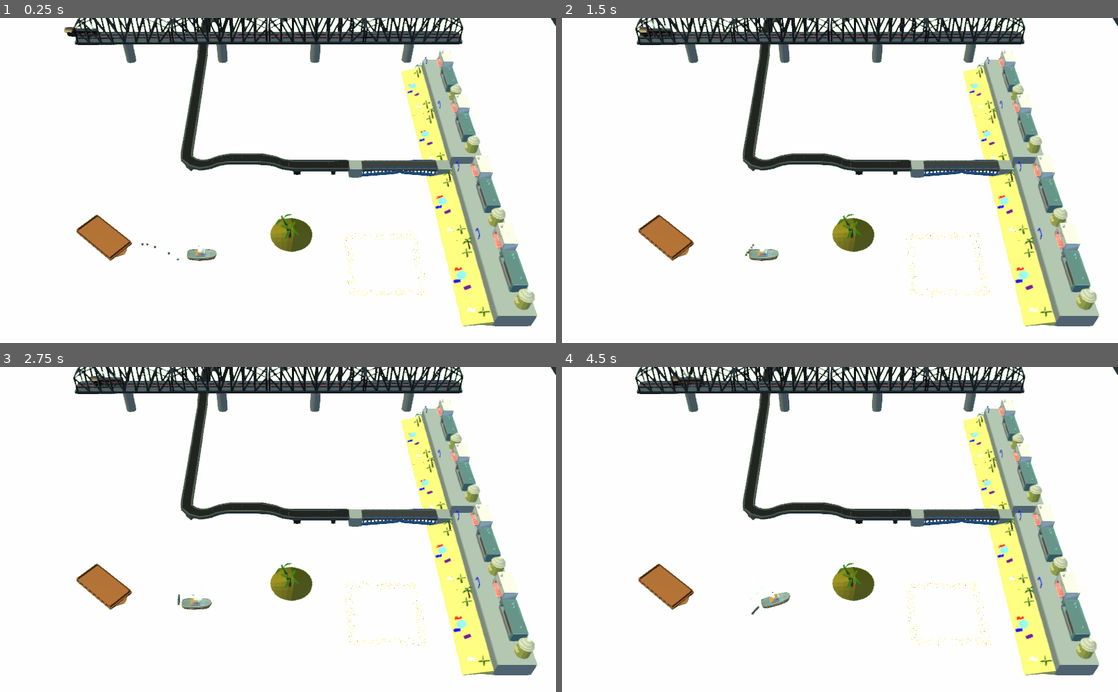
Above: before the commit, frames 1-4 (two rows, left to right).
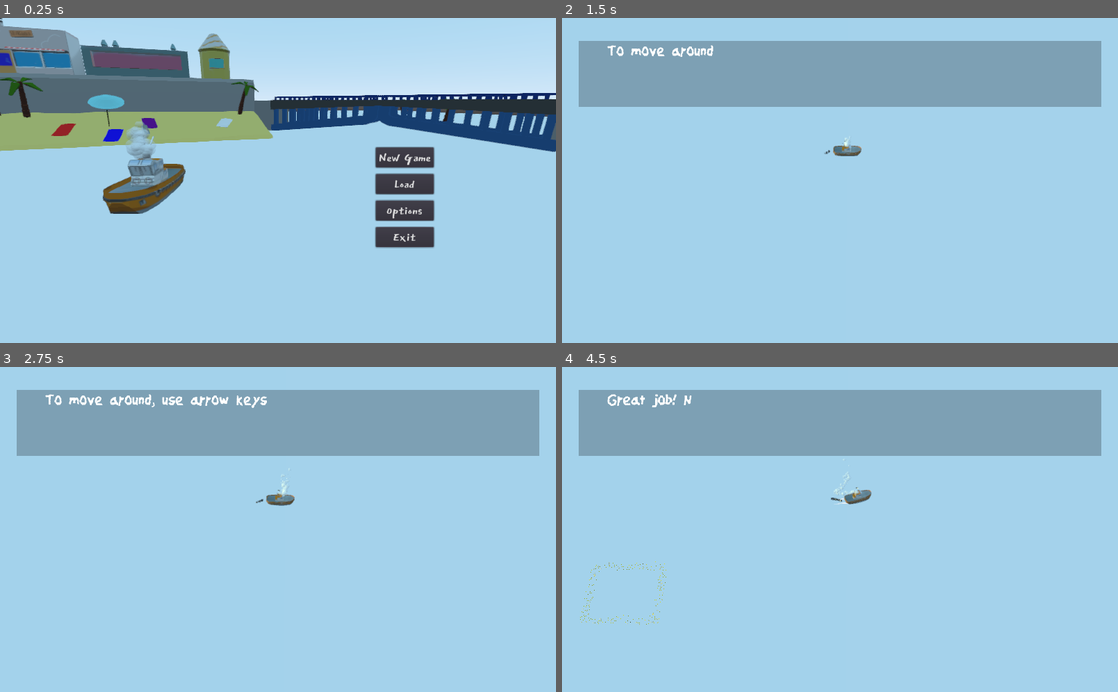
Above: after the commit, the same moments.

Repository: raczynskid/Tugboat
Game: Godot game, scene res://interfaces/main_menu_background.tscn
Same seed, same stepped clock (60 frames per second), same inputs: the game is played once before the commit and once after it. Before the commit the project starts from res://World.tscn.
Inputs (mouse positions are in pixels of both pictures, inside the frame that each line leads up to):
- Up to frame 1 (0.25 s): no input
- Up to frame 2 (1.5 s): click (967, 157) at 0.5 s, where only the run after the commit has a clickable "New Game"; tap Enter (ui_accept) at 1.25, 1.35 s; hold Right (ui_right) from 1.28 s (still down)
- Up to frame 3 (2.75 s): tap Enter (ui_accept) at 1.52, 1.82, 2.1, 2.27, 2.57 s; release Right (ui_right) at 2.03 s; hold Down (ui_down) from 2.03 s (still down)
- Up to frame 4 (4.5 s): release Down (ui_down) at 2.78 s; hold Right (ui_right) 2.78-3.53 s; tap Enter (ui_accept) at 2.85, 3.6, 3.77, 4.07, 4.35 s; hold Up (ui_up) 3.53-4.28 s; hold Left (ui_left) from 4.28 s (still down)

The runs differ from the first frame. In frame 1, 100% of the frame differs, in the area x 0-100%, y 0-100%; in frame 2, 100%; in frame 3, 100%; in frame 4, 100%.

Commit message:
tutorial level stages 1-6

Diff:
--- a/interfaces/main_menu.gd
+++ b/interfaces/main_menu.gd
@@ -7,4 +7,4 @@
 	pass
 
 func _on_NewGame_button_up():
-	return get_tree().change_scene("res://levels/LevelTemplate.tscn")
+	return get_tree().change_scene("res://levels/1Tutorial.tscn")
--- a/interfaces/message.gd
+++ b/interfaces/message.gd
@@ -1,7 +1,7 @@
 extends Control
 
 export var text_to_display : String = ""
-onready var text_displayed = get_node("MarginContainer/ColorRect/MarginContainer/RichTextLabel")
+onready var text_displayed = get_node("MarginContainer/ColorRect/MarginContainer/HBoxContainer/VBoxContainer/MessageContainer")
 onready var charlist : Array = []
 
 func _ready():
@@ -9,7 +9,14 @@
 		charlist.append(c)
 	text_displayed.text = ""
 
-func _process(delta):
+func change_text(new_text):
+	charlist = []
+	text_to_display = new_text
+	for c in text_to_display:
+		charlist.append(c)
+	text_displayed.text = ""
+
+func _process(_delta):
 	if text_to_display != text_displayed.text:
 		var add_character = charlist.pop_front()
 		if add_character != null:
--- a/interfaces/message.tscn
+++ b/interfaces/message.tscn
@@ -3,14 +3,14 @@
 [ext_resource path="res://fonts/candy-crayon/CandyCrayon - Copy.ttf" type="DynamicFontData" id=1]
 [ext_resource path="res://interfaces/message.gd" type="Script" id=2]
 
-[sub_resource type="DynamicFont" id=1]
+[sub_resource type="DynamicFont" id=5]
 font_data = ExtResource( 1 )
 
-[sub_resource type="Theme" id=2]
-default_font = SubResource( 1 )
+[sub_resource type="Theme" id=6]
+default_font = SubResource( 5 )
 
 [sub_resource type="DynamicFont" id=3]
-size = 48
+size = 32
 font_data = ExtResource( 1 )
 
 [sub_resource type="Theme" id=4]
@@ -29,14 +29,10 @@
 margin_top = 42.0
 margin_right = 993.0
 margin_bottom = 164.0
-theme = SubResource( 2 )
+theme = SubResource( 6 )
 __meta__ = {
 "_edit_use_anchors_": false
 }
-
-[node name="VBoxContainer" type="VBoxContainer" parent="MarginContainer"]
-margin_right = 962.0
-margin_bottom = 122.0
 
 [node name="ColorRect" type="ColorRect" parent="MarginContainer"]
 margin_right = 962.0
@@ -52,11 +48,24 @@
 "_edit_use_anchors_": false
 }
 
-[node name="RichTextLabel" type="RichTextLabel" parent="MarginContainer/ColorRect/MarginContainer"]
+[node name="HBoxContainer" type="HBoxContainer" parent="MarginContainer/ColorRect/MarginContainer"]
 margin_right = 843.0
 margin_bottom = 96.0
+size_flags_horizontal = 3
+size_flags_vertical = 3
+
+[node name="VBoxContainer" type="VBoxContainer" parent="MarginContainer/ColorRect/MarginContainer/HBoxContainer"]
+margin_right = 843.0
+margin_bottom = 96.0
+size_flags_horizontal = 3
+size_flags_vertical = 3
+
+[node name="MessageContainer" type="RichTextLabel" parent="MarginContainer/ColorRect/MarginContainer/HBoxContainer/VBoxContainer"]
+margin_right = 843.0
+margin_bottom = 96.0
+size_flags_horizontal = 3
+size_flags_vertical = 3
 theme = SubResource( 4 )
-text = "Hello World"
 __meta__ = {
 "_edit_use_anchors_": false
 }
--- /dev/null
+++ b/levels/1Tutorial.gd
@@ -0,0 +1,74 @@
+extends Spatial
+
+onready var player = Global.Player
+
+onready var level_controls = get_node("Level")
+onready var ui_controls = get_node("Message")
+onready var current_stage = 1
+onready var messages = {
+						1 : "Hey there Captain! Welcome to Tugboat!",
+						2 : "To move around, use arrow keys",
+						3 : "Great job! Now set sail to the designated area.",
+						4 : "Amazing! The goal of the game is to deliver cargo to points like these. Push the barge into the new target area!",
+						5 : "You can also use your tow cable to pull barges into position. Touch the barge with the tow cable to automatically attach.",
+						6 : "Now pull the barge into the next target area and press SPACE to disconnect."
+						}
+
+onready var up_pressed = false
+onready var down_pressed = false
+onready var right_pressed = false
+onready var left_pressed = false
+
+onready var start_area_visited = false
+
+func _ready():
+	ui_controls.visible = true
+	ui_controls.change_text(messages[1])
+
+func _physics_process(delta):
+	match current_stage:
+		1:
+			if Input.is_action_just_pressed("ui_accept"):
+				current_stage += 1
+				ui_controls.change_text(messages[2])
+		2:
+
+			if Input.is_action_pressed("ui_up"):
+				up_pressed = true
+			if Input.is_action_pressed("ui_down"):
+				down_pressed = true
+			if Input.is_action_pressed("ui_left"):
+				left_pressed = true
+			if Input.is_action_pressed("ui_right"):
+				right_pressed = true
+
+			if up_pressed and down_pressed and right_pressed and left_pressed:
+				current_stage += 1
+				ui_controls.change_text(messages[3])
+				level_controls.spawn_unload_area(20, 4, 30)
+		3:
+			var unload_area = level_controls.get_node("Unload")
+			if player in unload_area.get_node("Area").get_overlapping_bodies():
+				unload_area.area_effect.to_active()
+				current_stage += 1
+				ui_controls.change_text(messages[4])
+				level_controls.spawn_barge(0, 20, 0)
+		4:
+			var unload_area = level_controls.get_node("Unload")
+			if not player in unload_area.get_node("Area").get_overlapping_bodies():
+				unload_area.queue_free()
+				current_stage += 1
+				level_controls.spawn_unload_area(0, 4, -20)
+		5:
+			var unload_area = level_controls.get_node("@Unload@4")
+			if unload_area.barge_parked:
+				current_stage += 1
+				ui_controls.change_text(messages[5])
+		6:
+			var unload_area = level_controls.get_node("@Unload@4")
+			var chain = level_controls.get_node("Chain")
+			if chain.locked:
+				current_stage += 1
+				ui_controls.change_text(messages[6])
+				unload_area.queue_free()
+				level_controls.spawn_unload_area(20, 4, -30)
--- a/levels/1Tutorial.tscn
+++ b/levels/1Tutorial.tscn
@@ -1,11 +1,13 @@
-[gd_scene load_steps=3 format=2]
+[gd_scene load_steps=4 format=2]
 
 [ext_resource path="res://levels/LevelTemplate.tscn" type="PackedScene" id=1]
 [ext_resource path="res://interfaces/message.tscn" type="PackedScene" id=2]
+[ext_resource path="res://levels/1Tutorial.gd" type="Script" id=3]
 
 [node name="Tutorial" type="Spatial"]
+script = ExtResource( 3 )
 
 [node name="Level" parent="." instance=ExtResource( 1 )]
 
-[node name="Message" parent="Level" instance=ExtResource( 2 )]
+[node name="Message" parent="." instance=ExtResource( 2 )]
 text_to_display = "Hey there captain! Welcome to Tugboat!"
--- /dev/null
+++ b/levels/LevelTemplate.gd
@@ -0,0 +1,25 @@
+extends Spatial
+
+onready var player = Global.Player
+onready var unload_area = load("res://world_objects/gameplay_objects/unload_area.tscn")
+onready var barge = load("res://player_objects/barge/Barge.tscn")
+onready var message_ui = get_node("Message")
+
+func _ready():
+	pass
+
+func _process(delta):
+	pass
+
+func spawn_barge(x,y,z):
+	add_child(barge.instance())
+	var new_barge = get_node(get_children()[-1].get_path())
+	new_barge.translation = Vector3(x,y,z)
+
+func spawn_unload_area(x,y,z):
+	add_child(unload_area.instance())
+	var new_unload_area = get_node(get_children()[-1].get_path())
+	new_unload_area.translation = Vector3(x,y,z)
+
+func show_msg(message):
+	message_ui.change_text(message)
--- a/levels/LevelTemplate.tscn
+++ b/levels/LevelTemplate.tscn
@@ -2,11 +2,12 @@
 
 [ext_resource path="res://world_objects/water.tscn" type="PackedScene" id=1]
 [ext_resource path="res://player_objects/Player.tscn" type="PackedScene" id=2]
-[ext_resource path="res://world_objects/gameplay_objects/unload_area.tscn" type="PackedScene" id=3]
+[ext_resource path="res://levels/LevelTemplate.gd" type="Script" id=3]
 [ext_resource path="res://player_objects/Chain.tscn" type="PackedScene" id=4]
-[ext_resource path="res://player_objects/barge/Barge.tscn" type="PackedScene" id=5]
+[ext_resource path="res://interfaces/message.tscn" type="PackedScene" id=5]
 
 [node name="Level" type="Spatial"]
+script = ExtResource( 3 )
 
 [node name="props" type="Node" parent="."]
 
@@ -32,9 +33,6 @@
 [node name="Player" parent="." instance=ExtResource( 2 )]
 transform = Transform( 1, 0, 0, 0, 1, 0, 0, 0, 1, 0, 1.69659, 0 )
 
-[node name="Unload" parent="." instance=ExtResource( 3 )]
-transform = Transform( 1, 0, 0, 0, 1, 0, 0, 0, 1, 0, 2.204, 0 )
-
 [node name="Chain" parent="." instance=ExtResource( 4 )]
 transform = Transform( 1, 0, 0, 0, 1, 0, 0, 0, 1, 0, 2.55343, 5.10975 )
 
@@ -44,8 +42,10 @@
 [node name="PinJoint" parent="Chain/ChainLink5" index="2"]
 nodes/node_a = NodePath("")
 
-[node name="Barge" parent="." instance=ExtResource( 5 )]
-transform = Transform( 1, 0, 0, 0, 1, 0, 0, 0, 1, 19.7887, 2.40606, 14.617 )
+[node name="Message" parent="." instance=ExtResource( 5 )]
+
+[connection signal="locked_to_barge" from="Chain/ChainLink5/BargeHook" to="Chain" method="_on_BargeHook_locked_to_barge"]
+[connection signal="unlocked_from_barge" from="Chain/ChainLink5/BargeHook" to="Chain" method="_on_BargeHook_unlocked_from_barge"]
 
 [editable path="Chain"]
 [editable path="Chain/ChainLink"]
--- a/player_objects/BargeHook.gd
+++ b/player_objects/BargeHook.gd
@@ -8,9 +8,17 @@
 onready var player = Global.Player
 onready var distance_to_attached : float = 0
 
+signal locked_to_barge
+signal unlocked_from_barge
+
 func _ready():
-	pass
 
+	# connect signals
+	var chain_root = get_parent().get_parent()
+	connect("locked_to_barge", self, "_on_locked_to_barge")
+	chain_root.connect("locked_to_barge", self, "_on_locked_to_barge")
+	connect("unlocked_from_barge", self, "_on_unlocked_from_barge")
+	chain_root.connect("unlocked_from_barge", self, "_on_unlocked_from_barge")
 
 # Called every frame. 'delta' is the elapsed time since the previous frame.
 func _process(delta):
@@ -38,10 +46,12 @@
 			self.set("nodes/node_b", chain_node.get_path())
 			locked = true
 			object_attached = body
+			emit_signal("locked_to_barge")
 
 func unlock():
 	# release the currently pulled object from chain
 	locked = false
+	emit_signal("unlocked_from_barge")
 	locked_timer = 5
 	self.set("nodes/node_a", "")
 	self.set("nodes/node_b", "")
--- a/player_objects/Chain.gd
+++ b/player_objects/Chain.gd
@@ -1,8 +1,16 @@
 extends Spatial
+
+var locked : bool = false
 
 func _ready():
 	pass # Replace with function body.
 
 
-func _process(delta):
+func _process(_delta):
 	pass
+
+func _on_BargeHook_locked_to_barge():
+	locked = true
+
+func _on_BargeHook_unlocked_from_barge():
+	locked = false
--- a/project.godot
+++ b/project.godot
@@ -15,7 +15,7 @@
 [application]
 
 config/name="Ship"
-run/main_scene="res://World.tscn"
+run/main_scene="res://interfaces/main_menu_background.tscn"
 config/icon="res://pics/tmp.png"
 
 [autoload]
--- a/world_objects/gameplay_objects/unload_area.gd
+++ b/world_objects/gameplay_objects/unload_area.gd
@@ -1,6 +1,7 @@
 extends Spatial
 
 onready var area_effect = get_node("TargetArea")
+onready var barge_parked = false
 
 func _ready():
 	pass # Replace with function body.
@@ -9,7 +10,9 @@
 func _on_Area_body_entered(body):
 	if body.is_in_group("barges"):
 		area_effect.to_active()
+		barge_parked = true
 
 func _on_Area_body_exited(body):
 	if body.is_in_group("barges"):
 		area_effect.to_idle()
+		barge_parked = false
--- a/world_objects/gameplay_objects/unload_area.tscn
+++ b/world_objects/gameplay_objects/unload_area.tscn
@@ -12,7 +12,7 @@
 [node name="TargetArea" parent="." instance=ExtResource( 1 )]
 
 [node name="Area" type="Area" parent="."]
-transform = Transform( 15, 0, 0, 0, 3, 0, 0, 0, 15, 0, 0, 0 )
+transform = Transform( 15, 0, 0, 0, 15.7195, 0, 0, 0, 15, 0, 0, 0 )
 
 [node name="CollisionShape" type="CollisionShape" parent="Area"]
 transform = Transform( 0.0666667, 0, 0, 0, 0.333333, 0, 0, 0, 0.0666667, 0, 0, 0 )
Not shown: 1 places in interfaces/main_menu.tscn that only renumber resources
Not shown, changed: Tugboat.pck
